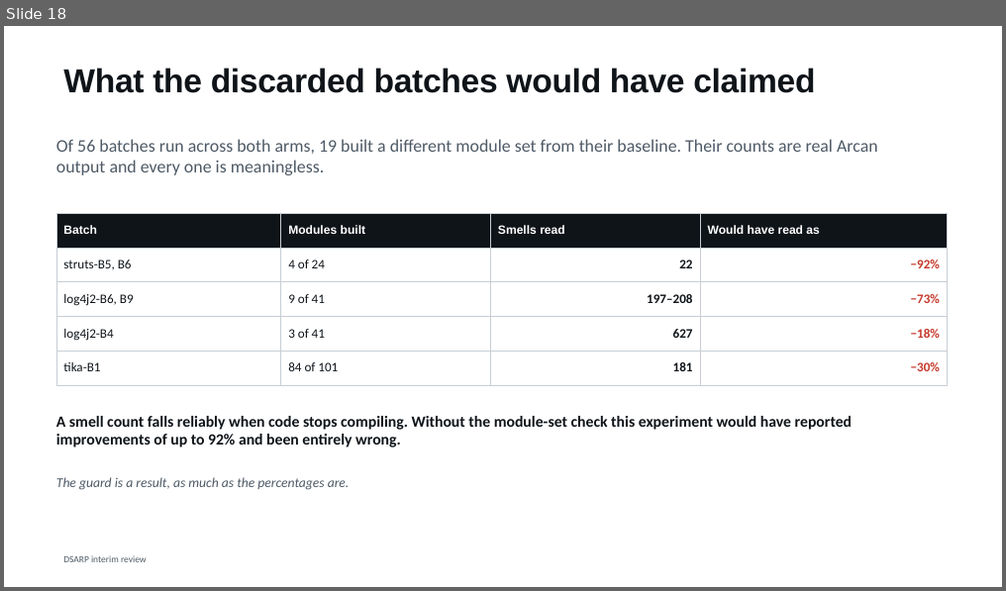
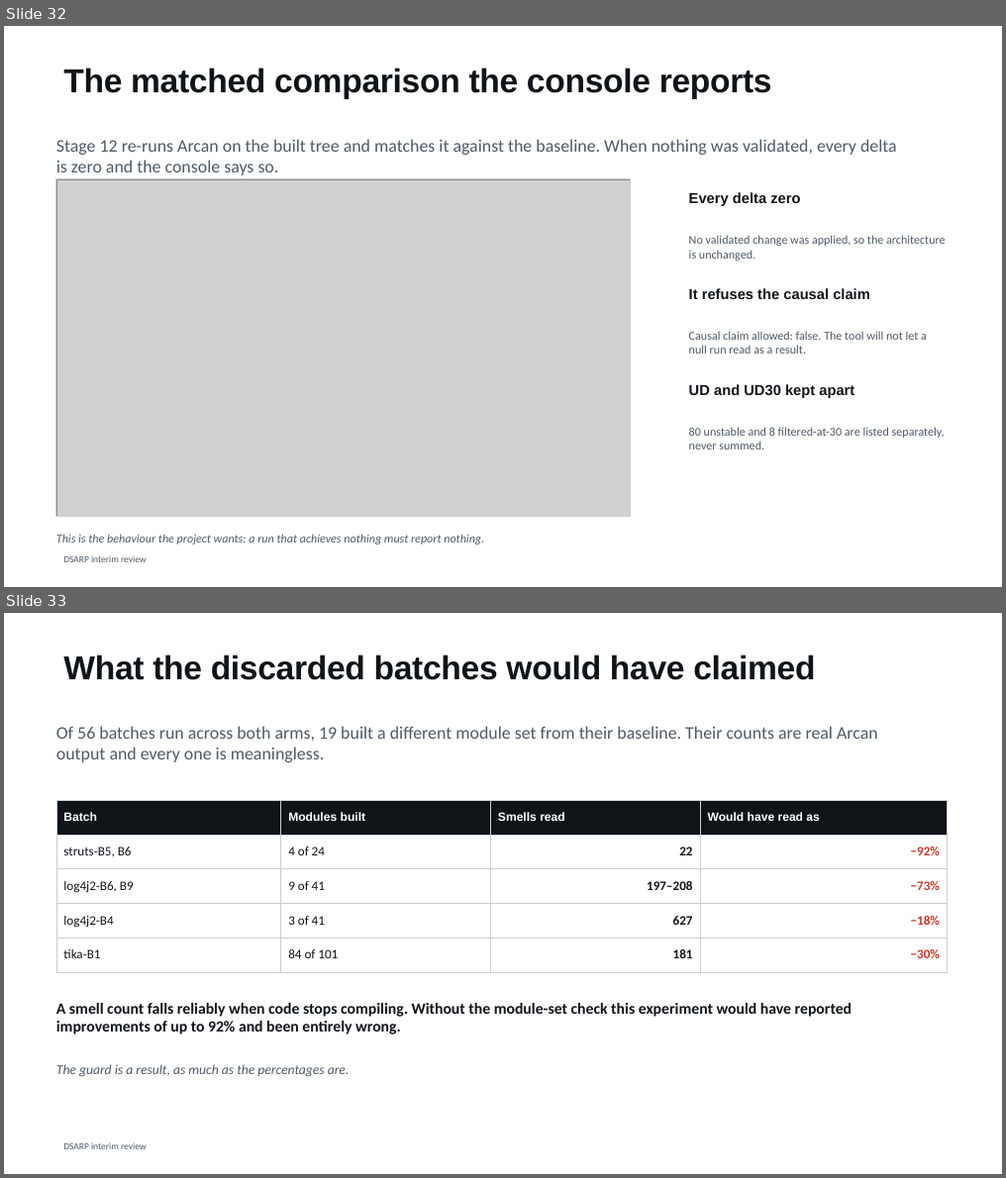
Before and after one commit to shimoriki/DSARPProject, a slide deck: docs/DSARP_interim_review.pptx. Shown one above the other, each under a label of ours: slide 18 before the commit, slides 32 and 33 after it. The pictures are 1006x591 and 1006x1178 pixels, drawn with LibreOffice and Linux fonts; fonts in the diff are those of the drawing; grey boxes stand for pictures. Boxes give left, top, right and bottom in pixels: in the first picture for what was removed or moved away, otherwise in the second. Text is boxed around its words. In the diff, an @@ line names an element or a change of style, - is before the commit and + after.

```diff
--- a/docs/DSARP_interim_review.pptx
+++ b/docs/DSARP_interim_review.pptx
@@ slide 32 added at (4, 26, 1002, 587), background #FFFFFF; not listed: 1 template element that a slide beside it also shows @@
@@ title added at (63, 68, 772, 99), 32 pt, text #0F1419, bold @@
+The matched comparison the console reports
@@ text added at (56, 139, 897, 175), 17 pt, text #4E5A66 @@
+Stage 12 re-runs Arcan on the built tree and matches it against the baseline. When nothing was validated, every delta is zero and the console says so.
@@ picture added at (56, 179, 631, 516) @@
@@ rectangle added at (56, 179, 631, 516), outline #C7CED4 1 pt @@
@@ text added at (689, 192, 800, 206), 14 pt, text #0F1419, bold @@
+Every delta zero
@@ text added at (689, 235, 945, 261), 11.5 pt, text #4E5A66 @@
+No validated change was applied, so the architecture is unchanged.
@@ text added at (689, 288, 870, 299), 14 pt, text #0F1419, bold @@
+It refuses the causal claim
@@ text added at (689, 331, 927, 354), 11.5 pt, text #4E5A66 @@
+Causal claim allowed: false. The tool will not let a null run read as a result.
@@ text added at (689, 384, 854, 398), 14 pt, text #0F1419, bold @@
+UD and UD30 kept apart
@@ text added at (689, 427, 944, 450), 11.5 pt, text #4E5A66 @@
+80 unstable and 8 filtered-at-30 are listed separately, never summed.
@@ text added at (56, 534, 484, 545), 11.5 pt, text #4E5A66, italic @@
+This is the behaviour the project wants: a run that achieves nothing must report nothing.
@@ what was slide 18 is now slide 33 @@
```
Also in this commit, not shown: 7 slides changed, 18 other slides added, 1 slide removed, 9 other files.
